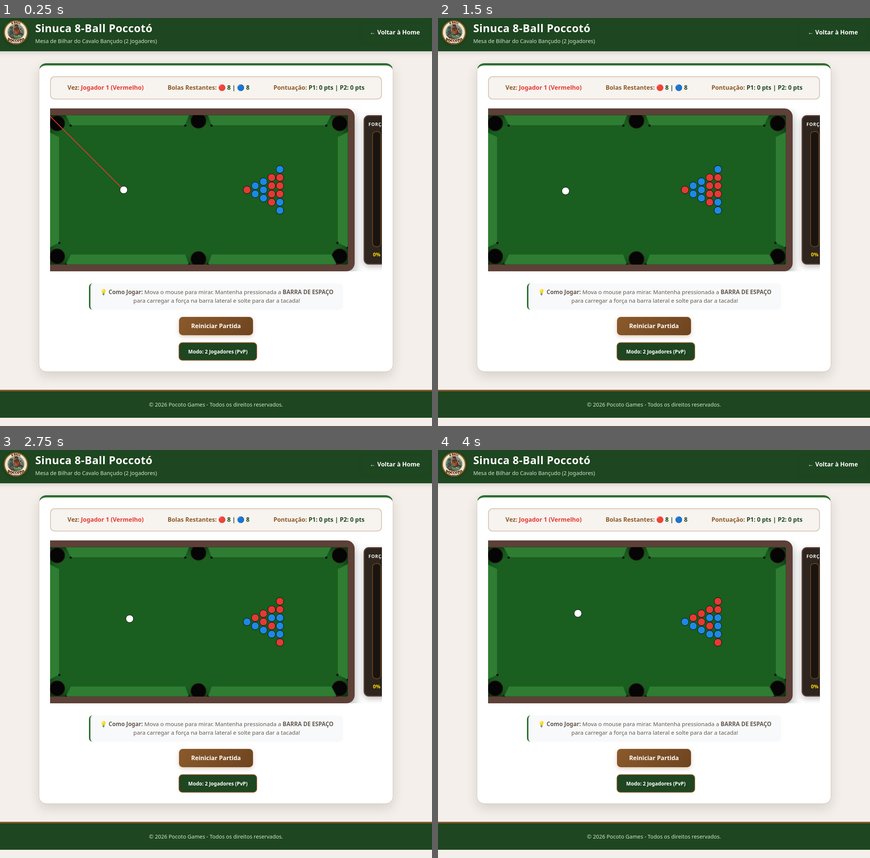
Above: before the commit, frames 1-4 (two rows, left to right).
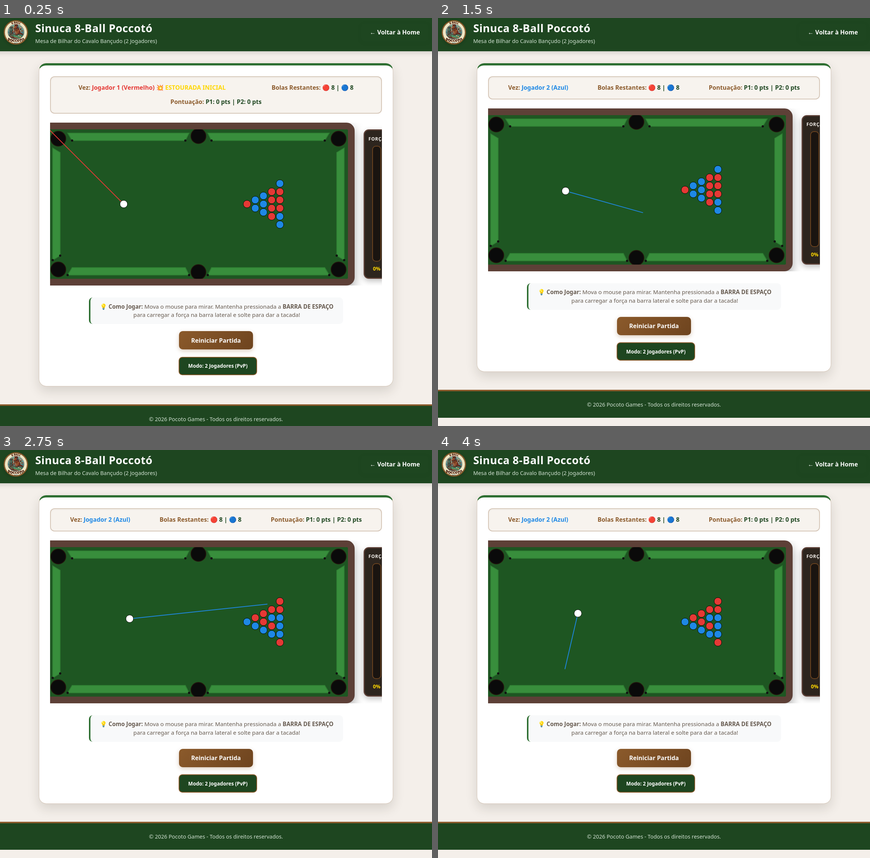
Above: after the commit, the same moments.

Repository: kaua-jose-anjo/jogos-pocoto
Game: browser game, page 8-ball/8ball.html
Two runs of this game, one before a commit and one after it. Both use one fixed random seed, a clock stepped at 60 frames per second and the inputs below.
Inputs (mouse positions are in pixels of both pictures, inside the frame that each line leads up to; where the layout moved, square brackets give the same spot in the first picture):
- Up to frame 1 (0.25 s): no input
- Up to frame 2 (1.5 s): click (636, 205) [636, 189] at 0.27 s; click (636, 222) [636, 205] at 1.07 s; tap Space at 1.1 s
- Up to frame 3 (2.75 s): tap Space at 1.6, 2.1, 2.6 s; click (133, 605) at 1.67 s; click "Reiniciar Partida" at 2.02 s; click (259, 596) at 2.27 s
- Up to frame 4 (4 s): click (684, 654) at 2.87 s; tap Space at 3.1, 3.6 s; click (558, 662) at 3.47 s

The runs differ from the first frame. In frame 1, 24% of the frame differs, in the area x 0-100%, y 16-100%; in frame 2, 2.5%; in frame 3, 2.6%; in frame 4, 2.5%.

Commit message:
mode contra ia teste

Diff:
--- a/8-ball/8ball.js
+++ b/8-ball/8ball.js
@@ -1,5 +1,5 @@
 /* =========================================================
-   POCOTO GAMES - 8-BALL (MODO CONTRA IA INCLUÍDO)
+   POCOTO GAMES - 8-BALL (FÍSICA DE 6 TABELAS RETANGULARES INDEPENDENTES)
    (8-ball/8ball.js)
    ========================================================= */
 
@@ -24,8 +24,9 @@
     const COLOR_P1 = '#e53935'; // Vermelho (Jogador 1)
     const COLOR_P2 = '#1e88e5'; // Azul (Jogador 2 / IA)
 
-    let vsAI = false; // Alterna entre PvP (false) e PvE/Contra IA (true)
+    let vsAI = false;
     let isAITurn = false;
+    let isFirstShot = true;
 
     let currentPlayer = 1;
     let scoreP1 = 0;
@@ -40,7 +41,6 @@
     let ballInHand = false;
     let isShotInProgress = false;
 
-    // Registos de Infrações
     let firstBallHit = null;
     let pottedThisTurn = [];
     let cueBallPotted = false;
@@ -48,26 +48,28 @@
     let whiteBallBody = null;
     let ballBodies = [];
 
+    // Posições das 6 Caçapas
     const POCKET_RADIUS = 20;
     const pockets = [
-        { x: 22, y: 22 },
-        { x: 400, y: 15 },
-        { x: 778, y: 22 },
-        { x: 22, y: 378 },
-        { x: 400, y: 385 },
-        { x: 778, y: 378 }
+        { x: 25, y: 25 },
+        { x: 400, y: 18 },
+        { x: 775, y: 25 },
+        { x: 25, y: 375 },
+        { x: 400, y: 382 },
+        { x: 775, y: 375 }
     ];
 
-    const wallDefs = [
-        [{ x: 45, y: 0 }, { x: 375, y: 0 }, { x: 365, y: 28 }, { x: 58, y: 28 }],
-        [{ x: 425, y: 0 }, { x: 755, y: 0 }, { x: 742, y: 28 }, { x: 435, y: 28 }],
-        [{ x: 58, y: 372 }, { x: 365, y: 372 }, { x: 375, y: 400 }, { x: 45, y: 400 }],
-        [{ x: 435, y: 372 }, { x: 755, y: 372 }, { x: 770, y: 400 }, { x: 425, y: 400 }],
-        [{ x: 0, y: 45 }, { x: 28, y: 58 }, { x: 28, y: 342 }, { x: 0, y: 355 }],
-        [{ x: 772, y: 58 }, { x: 800, y: 45 }, { x: 800, y: 355 }, { x: 772, y: 342 }]
+    // Vértices Apenas para Renderização Visual das Quinas Chanfradas (Verde Claro)
+    const wallVisualDefs = [
+        [{ x: 50, y: 10 }, { x: 375, y: 10 }, { x: 365, y: 30 }, { x: 62, y: 30 }],
+        [{ x: 425, y: 10 }, { x: 750, y: 10 }, { x: 738, y: 30 }, { x: 435, y: 30 }],
+        [{ x: 62, y: 370 }, { x: 365, y: 370 }, { x: 375, y: 390 }, { x: 50, y: 390 }],
+        [{ x: 435, y: 370 }, { x: 738, y: 370 }, { x: 750, y: 390 }, { x: 425, y: 390 }],
+        [{ x: 10, y: 50 }, { x: 30, y: 62 }, { x: 30, y: 338 }, { x: 10, y: 350 }],
+        [{ x: 770, y: 62 }, { x: 790, y: 50 }, { x: 790, y: 350 }, { x: 770, y: 338 }]
     ];
 
-    // Detetar o Primeiro Toque
+    // Registra o Primeiro Toque da Branca na Tacada
     Events.on(engine, 'collisionStart', (event) => {
         if (!isShotInProgress || firstBallHit !== null) return;
 
@@ -90,6 +92,7 @@
 
         currentPlayer = 1;
         isAITurn = false;
+        isFirstShot = true;
         scoreP1 = 0;
         scoreP2 = 0;
         isShotInProgress = false;
@@ -101,20 +104,32 @@
         updatePowerBarUI();
         ballBodies = [];
 
-        const wallPhysics = { isStatic: true, restitution: 0.96, friction: 0.0 };
-        wallDefs.forEach(pts => {
-            const cx = pts.reduce((sum, p) => sum + p.x, 0) / pts.length;
-            const cy = pts.reduce((sum, p) => sum + p.y, 0) / pts.length;
-
-            let wall;
-            if (typeof Matter.Vertices !== 'undefined' && window.decomp) {
-                wall = Bodies.fromVertices(cx, cy, [pts], wallPhysics);
-            } else {
-                wall = Bodies.rectangle(cx, cy, 300, 20, wallPhysics);
-            }
-            World.add(engine.world, wall);
-        });
-
+        const wallPhysics = { isStatic: true, restitution: 0.98, friction: 0.0 };
+
+        // --- 6 PAREDES RETANGULARES COM FÍSICA PRÓPRIA (ZONA VERDE CLARO) ---
+        const tableWalls = [
+            // Topo Esquerda e Direita
+            Bodies.rectangle(212.5, 20, 312.5, 20, wallPhysics),
+            Bodies.rectangle(587.5, 20, 312.5, 20, wallPhysics),
+            // Inferior Esquerda e Direita
+            Bodies.rectangle(212.5, 380, 312.5, 20, wallPhysics),
+            Bodies.rectangle(587.5, 380, 312.5, 20, wallPhysics),
+            // Lateral Esquerda e Direita
+            Bodies.rectangle(20, 200, 20, 276, wallPhysics),
+            Bodies.rectangle(780, 200, 20, 276, wallPhysics)
+        ];
+        World.add(engine.world, tableWalls);
+
+        // Parede Externa Invisível de Segurança
+        const outerWalls = [
+            Bodies.rectangle(400, -10, 840, 20, wallPhysics),
+            Bodies.rectangle(400, 410, 840, 20, wallPhysics),
+            Bodies.rectangle(-10, 200, 20, 440, wallPhysics),
+            Bodies.rectangle(810, 200, 20, 440, wallPhysics)
+        ];
+        World.add(engine.world, outerWalls);
+
+        // Física das Bolas
         const poolBallPhysics = {
             restitution: 0.99,
             friction: 0.0,
@@ -122,14 +137,14 @@
             density: 0.04
         };
 
-        // Branca
+        // Bola Branca
         whiteBallBody = Bodies.circle(200, 200, BALL_RADIUS, poolBallPhysics);
         whiteBallBody.isWhite = true;
         whiteBallBody.color = '#ffffff';
         World.add(engine.world, whiteBallBody);
         ballBodies.push(whiteBallBody);
 
-        // Bolas Alvo
+        // 16 Bolas Alvo
         const targetColors = [
             COLOR_P2, COLOR_P2, COLOR_P2, COLOR_P2, COLOR_P2, COLOR_P2, COLOR_P2, COLOR_P2,
             COLOR_P1, COLOR_P1, COLOR_P1, COLOR_P1, COLOR_P1, COLOR_P1, COLOR_P1, COLOR_P1
@@ -186,7 +201,9 @@
             ? `<span style="color:${COLOR_P1}">Jogador 1 (Vermelho)</span>`
             : `<span style="color:${COLOR_P2}">${p2Label}</span>`;
 
-        if (foulMessage) {
+        if (isFirstShot) {
+            statusText += ` <strong style="color: #FFD700;">💥 ESTOURADA INICIAL</strong>`;
+        } else if (foulMessage) {
             statusText += ` <strong style="color: #ff5252;">⚠️ INFRAÇÃO: ${foulMessage}</strong>`;
         } else if (ballInHand) {
             statusText += ` <strong style="color: #FFD700;">🖐️ BOLA NA MÃO!</strong>`;
@@ -203,28 +220,22 @@
         powerPercentage.textContent = `${percent}%`;
     }
 
-    /* =========================================================
-       LÓGICA DA INTELIGÊNCIA ARTIFICIAL (IA)
-       ========================================================= */
     function playAITurn() {
         if (!vsAI || currentPlayer !== 2 || isShotInProgress) return;
 
         isAITurn = true;
 
-        // Se a IA tiver bola na mão, posiciona a branca na zona de partida
         if (ballInHand) {
             Body.setPosition(whiteBallBody, { x: 200, y: 200 + (Math.random() * 60 - 30) });
             setBallInHand(false);
         }
 
         setTimeout(() => {
-            // Procura as bolas do Jogador 2 (Azuis)
             const aiBalls = ballBodies.filter(b => b.color === COLOR_P2);
             let targetBall = null;
             let bestPocket = null;
             let minDistance = Infinity;
 
-            // Encontra a bola azul mais próxima de qualquer caçapa
             aiBalls.forEach(ball => {
                 pockets.forEach(pocket => {
                     const dist = Math.hypot(ball.position.x - pocket.x, ball.position.y - pocket.y);
@@ -236,7 +247,6 @@
                 });
             });
 
-            // Se não houver bolas azuis (ou fallback), escolhe a bola mais próxima da branca
             if (!targetBall) {
                 const targetCandidates = ballBodies.filter(b => !b.isWhite);
                 if (targetCandidates.length > 0) {
@@ -245,8 +255,7 @@
             }
 
             let aimAngle = 0;
-            if (targetBall) {
-                // Calcula o vetor de impacto necessário entre a bola azul e a caçapa
+            if (targetBall && bestPocket) {
                 const pocketAngle = Math.atan2(bestPocket.y - targetBall.position.y, bestPocket.x - targetBall.position.x);
                 const ghostX = targetBall.position.x - Math.cos(pocketAngle) * (BALL_RADIUS * 2);
                 const ghostY = targetBall.position.y - Math.sin(pocketAngle) * (BALL_RADIUS * 2);
@@ -256,7 +265,6 @@
                 aimAngle = Math.random() * Math.PI * 2;
             }
 
-            // Simula o carregamento e disparo da IA
             const aiPower = Math.floor(Math.random() * 35) + 45;
             const forceMagnitude = (aiPower / 100) * 0.28;
 
@@ -274,7 +282,6 @@
         }, 800);
     }
 
-    // Eventos de Mouse e Teclado
     canvas.addEventListener('mousemove', (e) => {
         if (isAITurn) return;
         const rect = canvas.getBoundingClientRect();
@@ -283,8 +290,8 @@
 
         if (ballInHand && whiteBallBody && currentPlayer === 1) {
             Body.setPosition(whiteBallBody, {
-                x: Math.max(BALL_RADIUS + 30, Math.min(canvas.width - BALL_RADIUS - 30, mousePos.x)),
-                y: Math.max(BALL_RADIUS + 30, Math.min(canvas.height - BALL_RADIUS - 30, mousePos.y))
+                x: Math.max(35 + BALL_RADIUS, Math.min(765 - BALL_RADIUS, mousePos.x)),
+                y: Math.max(35 + BALL_RADIUS, Math.min(365 - BALL_RADIUS, mousePos.y))
             });
             Body.setVelocity(whiteBallBody, { x: 0, y: 0 });
         }
@@ -334,7 +341,6 @@
 
     btnRestart.addEventListener('click', initGame);
 
-    // Botão de Seleção de Modo (PvP vs IA)
     const btnToggleAI = document.createElement('button');
     btnToggleAI.id = 'btn-toggle-ai';
     btnToggleAI.textContent = 'Modo: 2 Jogadores (PvP)';
@@ -354,6 +360,16 @@
     function gameLoop() {
         Engine.update(engine, 1000 / 60);
 
+        // CORTE AUTOMÁTICO DE VELOCIDADE (STOP THRESHOLD)
+        const STOP_THRESHOLD = 0.15;
+        ballBodies.forEach(b => {
+            const currentSpeed = Vector.magnitude(b.velocity);
+            if (currentSpeed > 0 && currentSpeed < STOP_THRESHOLD) {
+                Body.setVelocity(b, { x: 0, y: 0 });
+                Body.setAngularVelocity(b, 0);
+            }
+        });
+
         if (isChargingPower) {
             power += powerDirection * 2.5;
             if (power >= MAX_POWER) { power = MAX_POWER; powerDirection = -1; }
@@ -361,10 +377,12 @@
             updatePowerBarUI();
         }
 
-        ctx.clearRect(0, 0, canvas.width, canvas.height);
-
-        // Renderizar Caçapas
-        ctx.fillStyle = '#050505';
+        // 1. PANO VERDE DA MESA
+        ctx.fillStyle = '#1e5622';
+        ctx.fillRect(0, 0, canvas.width, canvas.height);
+
+        // 2. CAÇAPAS E ENCAÇAPAMENTOS
+        ctx.fillStyle = '#0a0a0a';
         pockets.forEach(p => {
             ctx.beginPath();
             ctx.arc(p.x, p.y, POCKET_RADIUS, 0, Math.PI * 2);
@@ -395,12 +413,12 @@
             }
         });
 
-        // Renderizar Tabelas
-        ctx.fillStyle = '#2e7d32';
-        ctx.strokeStyle = '#1b5e20';
+        // 3. DESENHO VISUAL DAS TABELAS VERDE CLARO E PONTOS DE QUINA
+        ctx.fillStyle = '#388e3c';
+        ctx.strokeStyle = '#2e7d32';
         ctx.lineWidth = 2;
 
-        wallDefs.forEach(pts => {
+        wallVisualDefs.forEach(pts => {
             ctx.beginPath();
             ctx.moveTo(pts[0].x, pts[0].y);
             for (let i = 1; i < pts.length; i++) ctx.lineTo(pts[i].x, pts[i].y);
@@ -413,10 +431,20 @@
             ctx.arc(pts[2].x, pts[2].y, 3, 0, Math.PI * 2);
             ctx.arc(pts[3].x, pts[3].y, 3, 0, Math.PI * 2);
             ctx.fill();
-            ctx.fillStyle = '#2e7d32';
+            ctx.fillStyle = '#388e3c';
         });
 
-        // Mira e Desenho de Bolas
+        // 4. GUIA DE MIRA E BOLA NA MÃO
+        if (ballInHand && whiteBallBody) {
+            ctx.strokeStyle = '#FFD700';
+            ctx.lineWidth = 2;
+            ctx.setLineDash([4, 4]);
+            ctx.beginPath();
+            ctx.arc(whiteBallBody.position.x, whiteBallBody.position.y, BALL_RADIUS + 5, 0, Math.PI * 2);
+            ctx.stroke();
+            ctx.setLineDash([]);
+        }
+
         if (!isShotInProgress && !ballInHand && !isAITurn) {
             const playerColor = currentPlayer === 1 ? COLOR_P1 : COLOR_P2;
             ctx.strokeStyle = playerColor;
@@ -427,6 +455,7 @@
             ctx.stroke();
         }
 
+        // 5. DESENHAR BOLAS
         ballBodies.forEach(b => {
             ctx.beginPath();
             ctx.arc(b.position.x, b.position.y, BALL_RADIUS, 0, Math.PI * 2);
@@ -437,10 +466,10 @@
             ctx.stroke();
         });
 
-        // Regra de Fim de Tacada
+        // 6. PROCESSAR FIM DA TACADA E AVALIAR INFRAÇÕES
         if (isShotInProgress) {
             const totalSpeed = ballBodies.reduce((acc, b) => acc + Vector.magnitude(b.velocity), 0);
-            if (totalSpeed < 0.02) {
+            if (totalSpeed < 1) {
                 isShotInProgress = false;
 
                 const myColor = currentPlayer === 1 ? COLOR_P1 : COLOR_P2;
@@ -452,12 +481,18 @@
                 if (cueBallPotted) {
                     isFoul = true;
                     foulReason = "Encaçapou a bola branca!";
-                } else if (firstBallHit === null) {
-                    isFoul = true;
-                    foulReason = "Não tocou em nenhuma bola!";
-                } else if (firstBallHit.color === opponentColor) {
-                    isFoul = true;
-                    foulReason = "Primeiro toque foi na bola do adversário!";
+                } else if (!isFirstShot) {
+                    if (firstBallHit === null) {
+                        isFoul = true;
+                        foulReason = "Não tocou em nenhuma bola!";
+                    } else if (firstBallHit.color === opponentColor) {
+                        isFoul = true;
+                        foulReason = "Primeiro toque foi na bola do adversário!";
+                    }
+                }
+
+                if (isFirstShot) {
+                    isFirstShot = false;
                 }
 
                 if (isFoul) {
@@ -475,7 +510,6 @@
                 pottedThisTurn = [];
                 cueBallPotted = false;
 
-                // Executa a tacada da IA se for o turno dela
                 if (vsAI && currentPlayer === 2) {
                     playAITurn();
                 }
